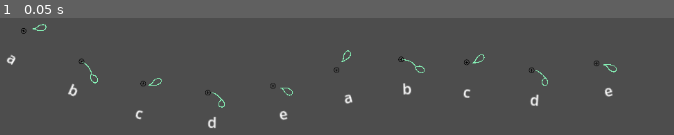
Above: before the commit, frame 1.
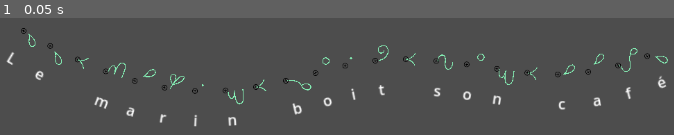
Above: after the commit, the same moment.

Repository: deplanty/tendrilis
Game: Godot game, scene res://main.tscn
Two runs of this game, one before a commit and one after it. Both use one fixed random seed, a clock stepped at 60 frames per second and the inputs below.
Inputs:
- Up to frame 1 (0.05 s): no input

The runs differ from the first frame. In frame 1, 4.0% of the frame differs, in the area x 1-100%, y 5-95%.

Commit message:
Animate the growth and shrink of the baseline and of the text

Diff:
--- a/main.tscn
+++ b/main.tscn
@@ -5,7 +5,7 @@
 
 [sub_resource type="Curve2D" id="Curve2D_ig7tw"]
 _data = {
-"points": PackedVector2Array(-287.38486, -172.25673, 287.38486, 172.25673, 3, 0, -161.82518, 1.5767698, 161.82518, -1.5767698, 557, 41, -179.46184, 77.770996, 179.46184, -77.770996, 918, 15)
+"points": PackedVector2Array(-287.38486, -172.25673, 287.38486, 172.25673, 3, 0, -164.30452, -5.861246, 164.30452, 5.861246, 557, 41, -179.46184, 77.770996, 179.46184, -77.770996, 943, 20)
 }
 point_count = 3
 
@@ -14,7 +14,7 @@
 [node name="Tendrilis" parent="." instance=ExtResource("1_ig7tw")]
 position = Vector2(70, 59)
 curve = SubResource("Curve2D_ig7tw")
-text = "abcdeabcde"
+text = "Le marin boit son café"
 fontsize = 20
 color = Color(0.5254902, 0.94509804, 0.7137255, 1)
 scene_tendrilis_character = ExtResource("2_0xm2m")
--- a/tendrilis.gd
+++ b/tendrilis.gd
@@ -4,7 +4,8 @@
 
 #region Script variables - Export
 
-@export_tool_button("Grow vine", "GuiVisibilityVisible") var tb_grow_vine = _on_tb_grow_vine_pressed
+@export_tool_button("Grow vine", "GuiTreeArrowRight") var tb_grow_vine = _on_tb_grow_vine_pressed
+@export_tool_button("Shrink vine", "GuiTreeArrowLeft") var tb_shrink_vine = _on_tb_shrink_vine_pressed
 
 ## The text to translate to tendrilis.
 @export_multiline var text: String = "":
@@ -30,7 +31,7 @@
 			await ready
 		_update_baseline()
 
-## The color of the text and of the baseline
+## The color of the text and of the baseline.
 @export var color: Color = Color.WHITE:
 	set(value):
 		color = value
@@ -39,14 +40,21 @@
 		_update_baseline()
 		_update_text()
 
-## The percent of the tendrilis to show
+## The precision of the drawn baseline = the number of subdivision of the line for 100 pixels.
+@export_range(0.1, 10, 0.01, "or_greater", "suffix:subdiv/100px") var subdivision_precision: float = 10.0:
+	set(value):
+		subdivision_precision = value
+		if not is_node_ready():
+			await ready
+		_draw_baseline()
+
+## The percent of the tendrilis to show.
 @export_range(0, 1, 0.001) var show_factor: float = 1.0:
 	set(value):
 		_show_factor_previous = show_factor
 		show_factor = value
 		if not is_node_ready():
 			await ready
-		#_draw_baseline()
 		_draw_update_baseline()
 		_draw_update_text()
 
@@ -67,6 +75,10 @@
 
 #endregion
 #region Script variables - Private
+
+var _baseline_subdivisions: int:
+	get():
+		return round(subdivision_precision * _baseline_length / 100)
 
 var _show_factor_previous: float = 0
 
@@ -88,13 +100,20 @@
 #endregion
 #region Events
 
-## Toolbutton method to grow the tendril from start to end.
+## Toolbutton method to grow the tendril from current state to full.
 func _on_tb_grow_vine_pressed() -> void:
-	show_factor = 0
 	var tween = create_tween()\
 		.set_ease(Tween.EASE_OUT)\
 		.set_trans(Tween.TRANS_QUAD)
 	tween.tween_property(self, "show_factor", 1.0, 2)
+
+
+## Toolbutton method to shrink the tendril from current state to start.
+func _on_tb_shrink_vine_pressed() -> void:
+	var tween = create_tween()\
+		.set_ease(Tween.EASE_OUT)\
+		.set_trans(Tween.TRANS_QUAD)
+	tween.tween_property(self, "show_factor", 0.0, 2)
 
 #endregion
 #region Private methods
@@ -105,17 +124,18 @@
 	_draw_baseline()
 	_update_text()
 
+
 ## Draw the baseline.
 func _draw_baseline() -> void:
-	var subdivisions = len(text)
 	baseline.clear_points()
 	baseline.width = 1
 	baseline.default_color = color
 	baseline.antialiased = true
 	baseline.add_point(curve.get_point_position(0))
 
-	for index in subdivisions * show_factor:
-		baseline.add_point(curve.sample_baked(_baseline_length * (1.0 + index) / subdivisions))
+	for index in _baseline_subdivisions * show_factor:
+		baseline.add_point(curve.sample_baked(_baseline_length * (1.0 + index) / _baseline_subdivisions))
+
 
 ## Draw the basline but not everything every time.
 ## If the baseline grows, only add the needed points.
@@ -126,19 +146,23 @@
 		_draw_baseline()
 	# If only a part of the baseline should be created
 	elif _show_factor_previous < show_factor:
-		var subdivisions = text.length()
-		var start = subdivisions * _show_factor_previous
-		var end = subdivisions * show_factor
-		for index in range(start, end + 1):
-			baseline.add_point(curve.sample_baked(_baseline_length * index / subdivisions))
+		# Indices are intergers
+		var start = floor(_baseline_subdivisions * _show_factor_previous)
+		var end = floor(_baseline_subdivisions * show_factor)
+		# If the show factor is 100%, then add the last point
+		if is_equal_approx(show_factor, 1.0):
+			end += 1
+		# Add each needed point
+		for index in range(start, end):
+			baseline.add_point(curve.sample_baked(_baseline_length * index / _baseline_subdivisions))
 	# If all the baseline should be cleared
 	elif is_zero_approx(show_factor):
 		baseline.clear_points()
 	# If only a part of the baseline should be cleared
 	elif show_factor < _show_factor_previous:
-		var subdivisions = text.length()
-		var n = subdivisions * (_show_factor_previous - show_factor)
-		for _ignored in n:
+		var start = floor(_baseline_subdivisions * show_factor)
+		var end = floor(_baseline_subdivisions * _show_factor_previous)
+		for _ignored in range(start, end):
 			baseline.remove_point(baseline.get_point_count() - 1)
 
 
@@ -167,15 +191,18 @@
 		_draw_character(index)
 
 
+## Draw the text but not everything every time.
+## If the text grows, only add the needed characters.
+## If the text shrinks, only remove the needed characters.
 func _draw_update_text() -> void:
-	# If all the baseline should be created
+	# If all the text should be rendered
 	if is_equal_approx(_show_factor_previous, 0.0) and is_equal_approx(show_factor, 1.0):
 		_draw_text()
-	# If only a part of the baseline should be created
+	# If only a part of the text should be rendered
 	elif _show_factor_previous < show_factor:
 		var subdivisions = text.length()
-		var start = subdivisions * _show_factor_previous
-		var end = subdivisions * show_factor
+		var start = floor(subdivisions * _show_factor_previous)
+		var end = floor(subdivisions * show_factor)
 		for index in range(start, end):
 			_draw_character(index)
 	# If all the baseline should be cleared
@@ -185,9 +212,11 @@
 	# If only a part of the baseline should be cleared
 	elif show_factor < _show_factor_previous:
 		var subdivisions = text.length()
-		var n = subdivisions * (_show_factor_previous - show_factor)
-		for _ignored in n:
-			chars_container.remove_child(chars_container.get_child(chars_container.get_child_count() - 1))
+		var start = floor(subdivisions * show_factor)
+		var end = floor(subdivisions * _show_factor_previous)
+		for index in range(start, end):
+			chars_container.get_child(index).queue_free()
+
 
 ## Update each character parameters that don't require to redraw the text: fontsize, color, position and rotation.
 func _update_text() -> void:
@@ -197,10 +226,12 @@
 		child.color = color
 		_update_text_char_position(child, index)
 
+
 ## Update the translation of the tendrilis below the baseline.
 func _update_text_translation() -> void:
 	for child in chars_container.get_children():
 		child.show_translation = show_translation
+
 
 ## Update the tendrilis character.
 func _update_text_char_position(character: TendrilisCharacter, index: int) -> void:
